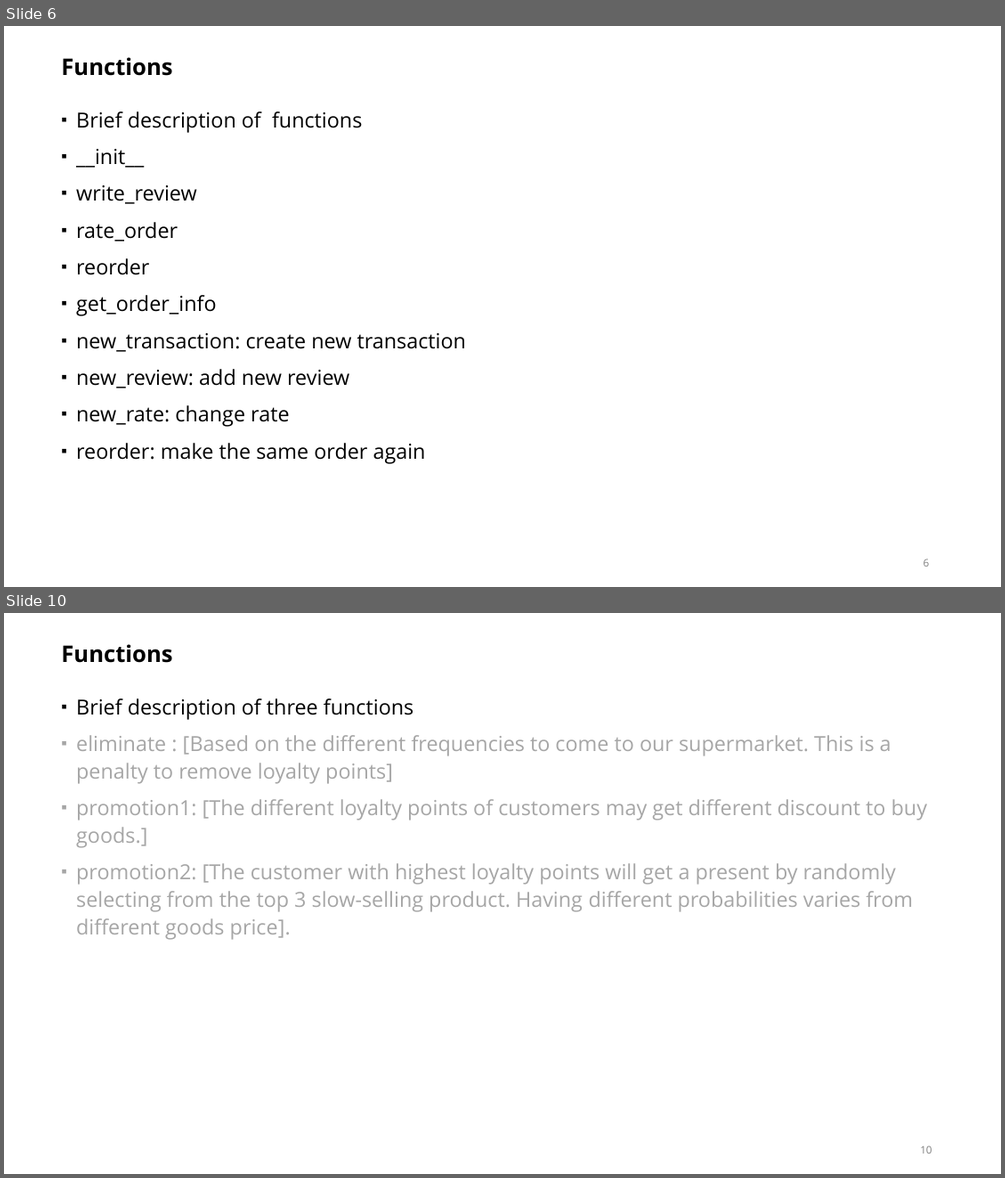
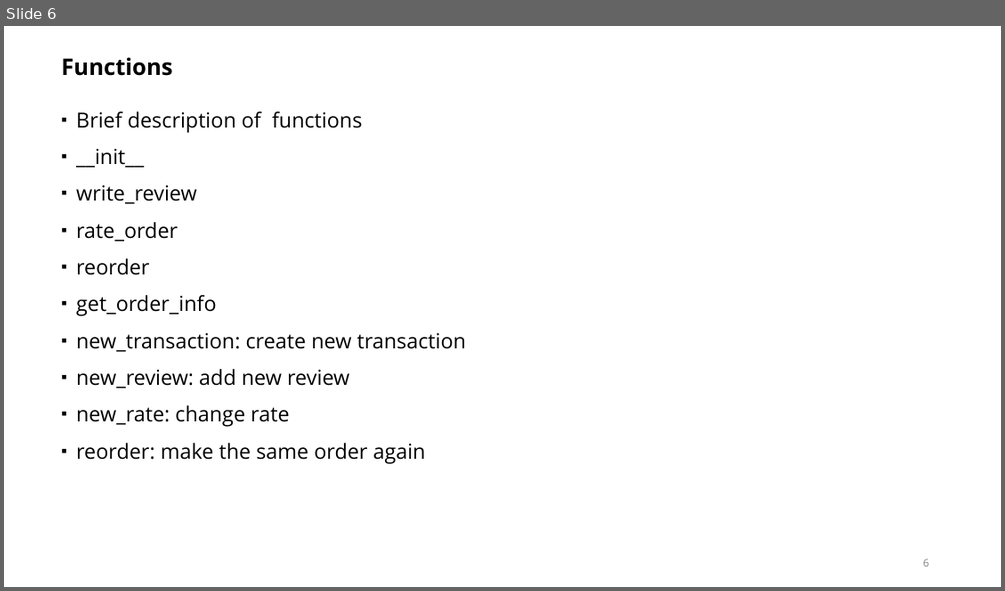
Before and after one commit to ubco-mds-2023-labs/project-step-1-Eden33333, a slide deck: Presentation_Group3.pptx. Shown one above the other, each under a label of ours: slides 6 and 10 before the commit, slide 6 after it; the slides between them are not shown. The pictures are 1005x1178 and 1005x591 pixels, drawn with LibreOffice and Linux fonts; fonts in the diff are those of the drawing. Boxes give left, top, right and bottom in pixels: in the first picture for what was removed or moved away, otherwise in the second. Text is boxed around its words. In the diff, an @@ line names an element or a change of style, - is before the commit and + after.

```diff
--- a/Presentation_Group3.pptx
+++ b/Presentation_Group3.pptx
@@ slide 10 removed at [4, 613, 1001, 1174], background #FFFFFF @@
@@ title removed at [61, 644, 172, 663] @@
-Functions
@@ text removed at [76, 698, 927, 940] @@
-▪ Brief description of three functions
-▪ eliminate : [Based on the different frequencies to come to our supermarket. This is a penalty to remove loyalty points]
-▪ promotion1: [The different loyalty points of customers may get different discount to buy goods.]
-▪ promotion2: [The customer with highest loyalty points will get a present by randomly selecting from the top 3 slow-selling product. Having different probabilities varies from different goods price].
@@ page number removed at [920, 1145, 931, 1153] @@
-10
```
Also in this commit, not shown: 3 slides changed, 1 slide added.
